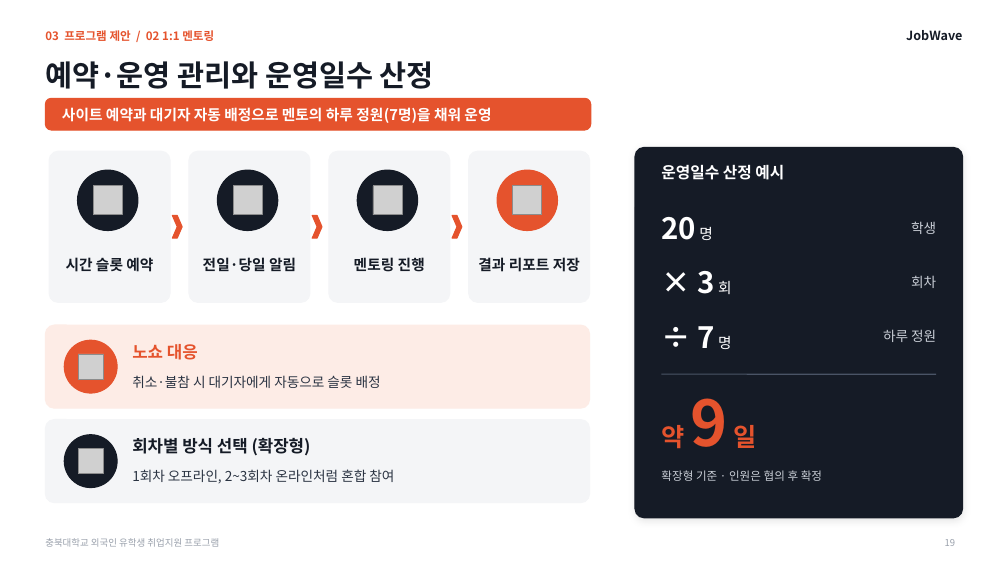
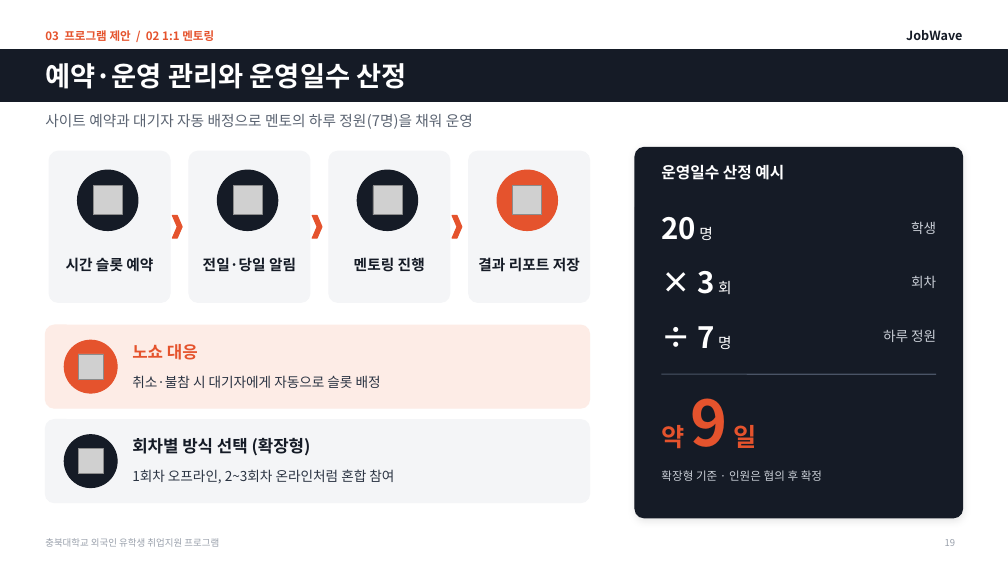
Before and after one commit to job-wave/Codex, a slide deck: slide 19 of output/jobwave-cbnu-proposal/JobWave_proposal_visual.pptx. Drawn at 1008x567 pixels with LibreOffice and Linux fonts; fonts in the diff are those of the drawing; grey boxes stand for pictures. Boxes give left, top, right and bottom in pixels: in the first picture for what was removed or moved away, otherwise in the second. Text is boxed around its words. In the diff, an @@ line names an element or a change of style, - is before the commit and + after.

```diff
--- a/output/jobwave-cbnu-proposal/JobWave_proposal_visual.pptx
+++ b/output/jobwave-cbnu-proposal/JobWave_proposal_visual.pptx
@@ rectangle added at (0,50,1008,101), fill #151B26, outline #151B26 1 pt @@
@@ title "예약·운영 관리와 운영일수 산정" at (45,63,406,89): size 28 to 26 pt, text colour #151B26 to #FFFFFF @@
@@ text "사이트 예약과 대기자 자동 배정으로 ...": place and size @@
-text "사이트 예약과 대기자 자동 배정으로 ..." at (62,107,491,123)
+text "사이트 예약과 대기자 자동 배정으로 ..." at (45,114,473,129)
@@ text "사이트 예약과 대기자 자동 배정으로 ..." at (45,114,473,129): text colour #FFFFFF to #5B6472, bold off @@
@@ rounded rectangle removed at (45,98,591,130) @@
```
Also in this commit, not shown: 26 other slides changed, 1 other file.
